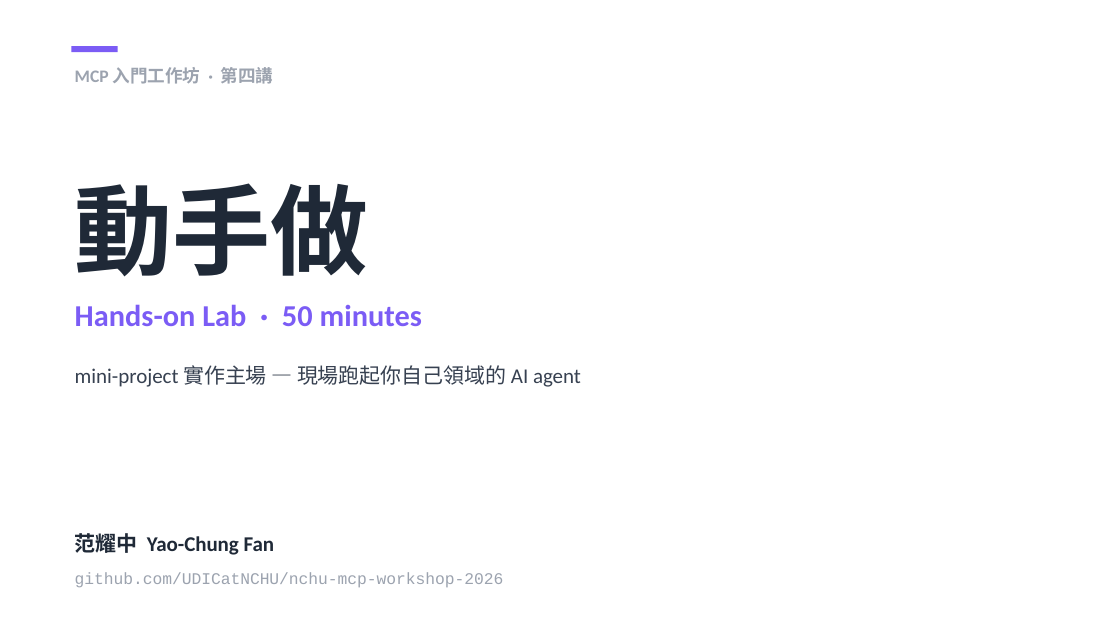
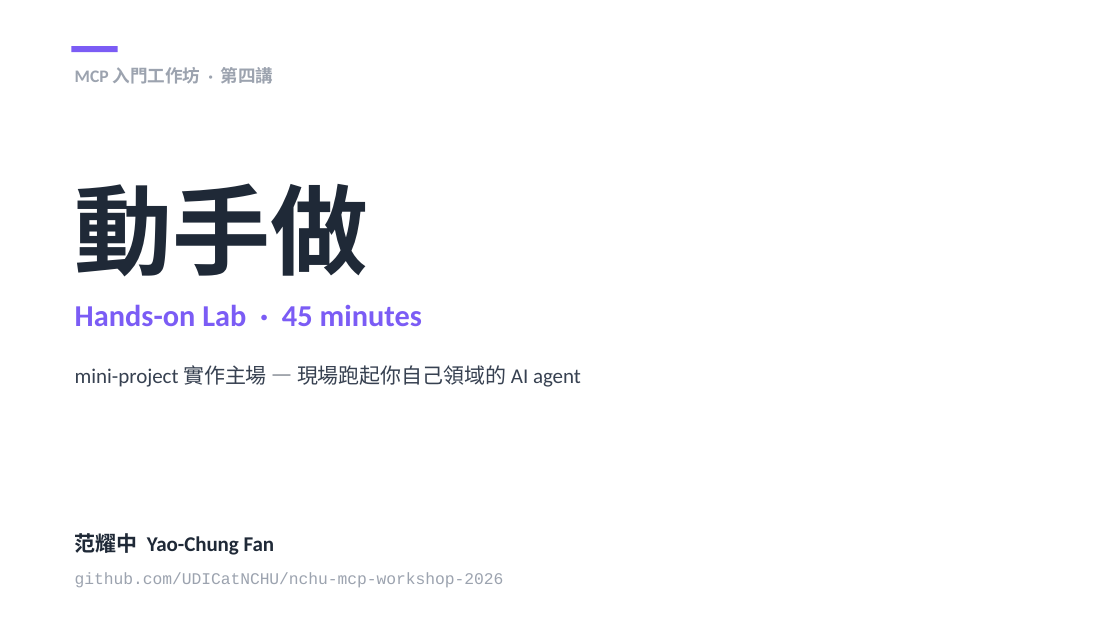
Before and after one commit to mjib007/nchu-mcp-workshop-2026, a slide deck: slide 1 of 04-hands-on-lab.pptx. Drawn at 1120x630 pixels with LibreOffice and Linux fonts; fonts in the diff are those of the drawing. Boxes give left, top, right and bottom in pixels: in the first picture for what was removed or moved away, otherwise in the second. Text is boxed around its words. In the diff, an @@ line names an element or a change of style, - is before the commit and + after.

Commit message:
chore: 課程結構從 220 min 壓回 180 min (3 小時)
之前所有 5 段 + 兩個 break 加總是 230 min, 跟實際 3 小時 talk 對不上。
依「保 hands-on 充裕」策略重新切:

| 段 | 舊 | 新 |
|---|----|---|
| Seg 1 Why MCP        | 50 | 40 |
| Seg 2 How MCP Works  | 50 | 40 |
| 休息                  | 10 | 10 |
| Seg 3 Agentic Loop   | 50 | 35 |
| Seg 4 Hands-on       | 50 | 45 |
| Seg 5 Practical      | 10 | 10 |
| 總計                  | 220| 180 ✓ |

更新檔案:
- CLAUDE.md: 課程結構表 + 各段 heading 的 (50 min) → 新時間;
  Seg 4 時間配置從 5×10 重切成 8/10/14/8/5
- docs/index.html: 6 個 timeline-card + 4 個 segment detail duration tag
- 04-hands-on-lab.md: header + 時間配置表 + 講師動向
- tools/build-04-slides.py: cover "50 minutes" → "45 minutes",
  outcomes/schedule slide 時間配置同步
- 04-hands-on-lab.pptx: 重 build (內容變了 8 處)

```diff
--- a/04-hands-on-lab.pptx
+++ b/04-hands-on-lab.pptx
@@ text at bbox=[75, 304, 422, 326]: text changed @@
-Hands-on Lab · 50 minutes
+Hands-on Lab · 45 minutes
```
Also in this commit, not shown: 2 other slides changed, 4 other files.
